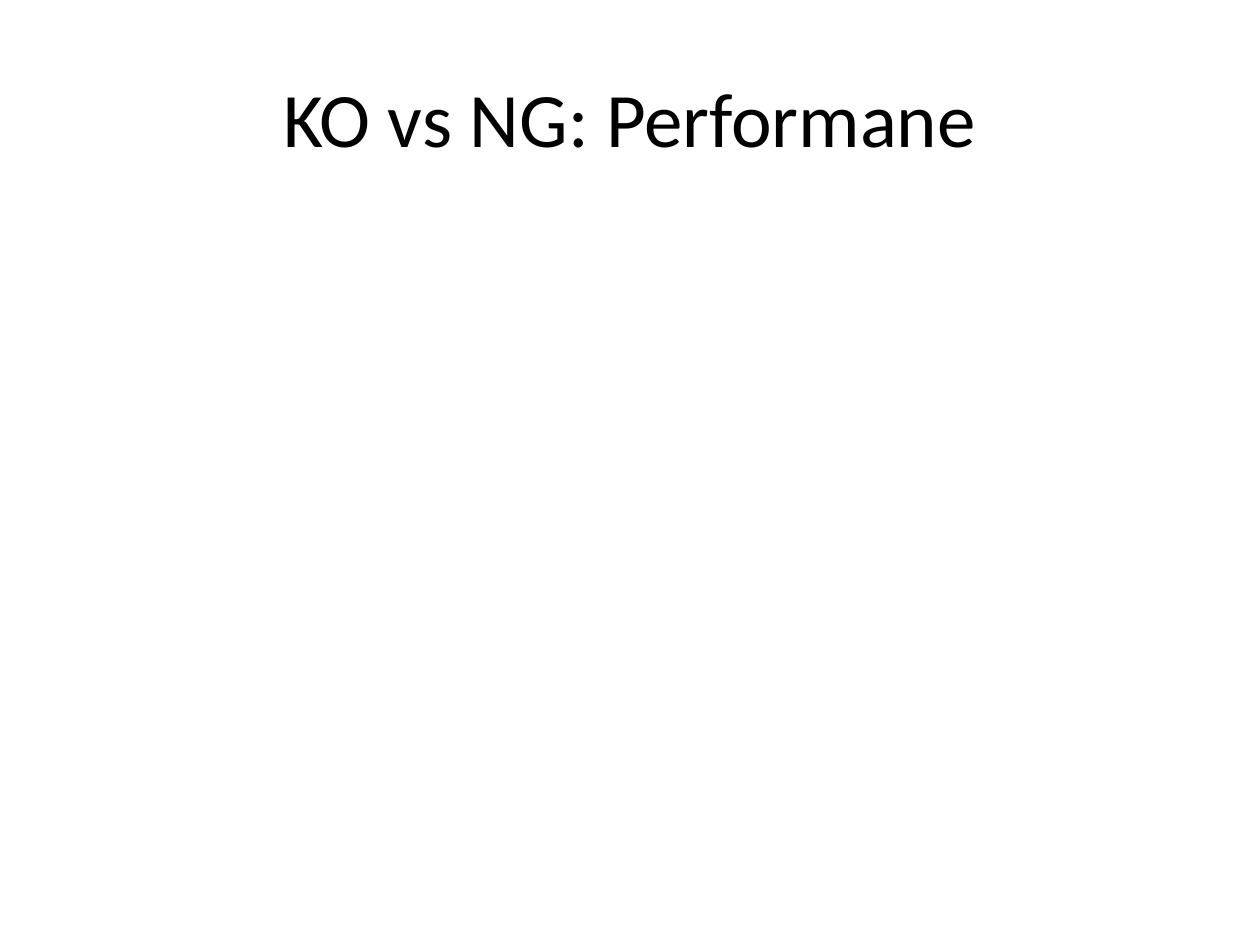
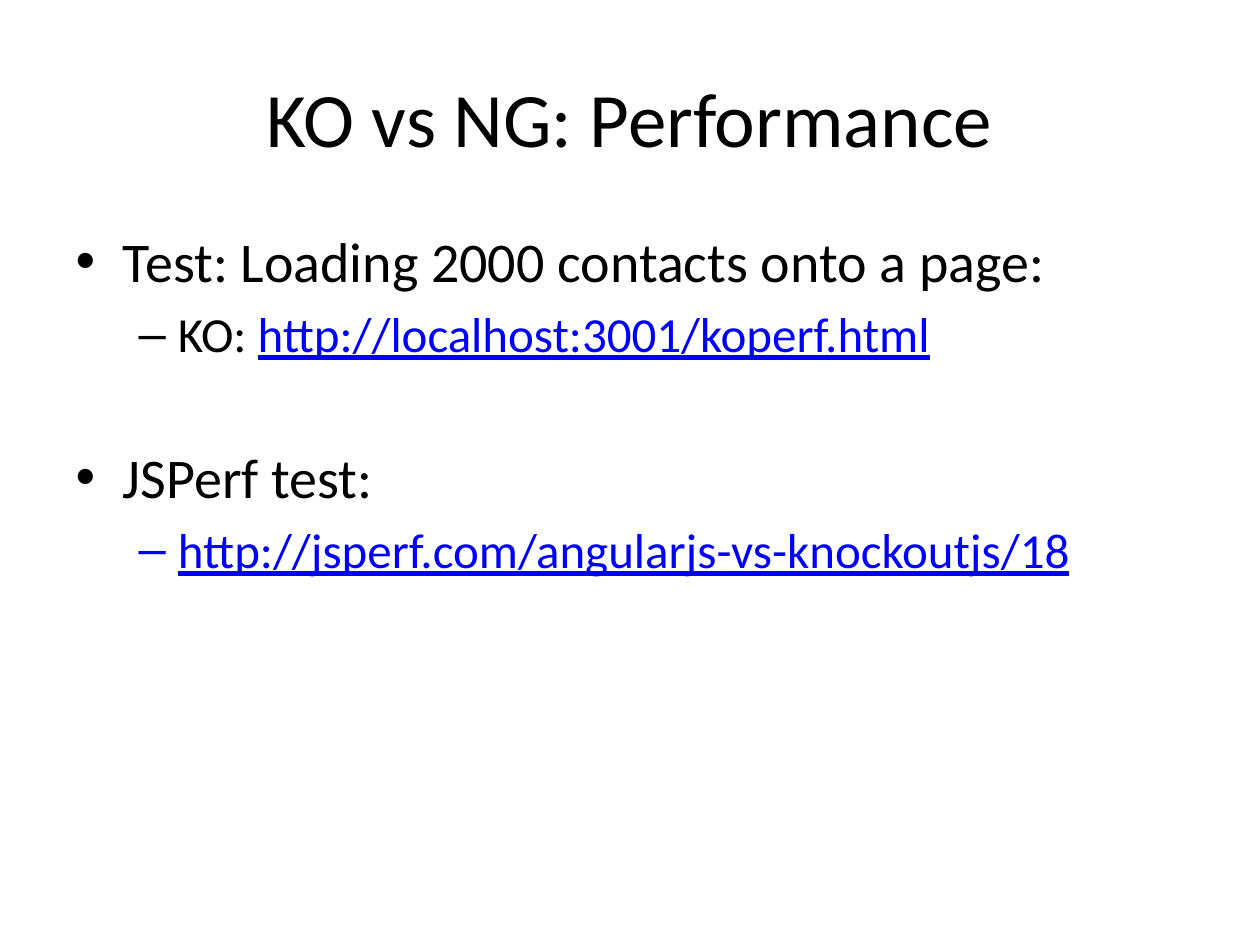
Before and after one commit to Moollihawkja/KOvsNG, a slide deck: slide 10 of KOvsNG.pptx (slide 9 before the commit). Drawn at 1260x945 pixels with LibreOffice and Linux fonts; fonts in the diff are those of the drawing. Boxes give left, top, right and bottom in pixels: in the first picture for what was removed or moved away, otherwise in the second. Text is boxed around its words. In the diff, an @@ line names an element or a change of style, - is before the commit and + after.

Commit message:
Added Angular learning

```diff
--- a/KOvsNG.pptx
+++ b/KOvsNG.pptx
@@ title at <box>267,94,992,148</box>: text changed @@
-KO vs NG: Performane
+KO vs NG: Performance
@@ text added at <box>123,243,1069,577</box>, 28 pt, text #0000FF, underline @@
+• Test: Loading 2000 contacts onto a page:
+  – KO: http://localhost:3001/koperf.html
+• JSPerf test:
+  – http://jsperf.com/angularjs-vs-knockoutjs/18
```
Also in this commit, not shown: 14 other slides changed, 1 slide added, 1 slide removed, 5 other files.
